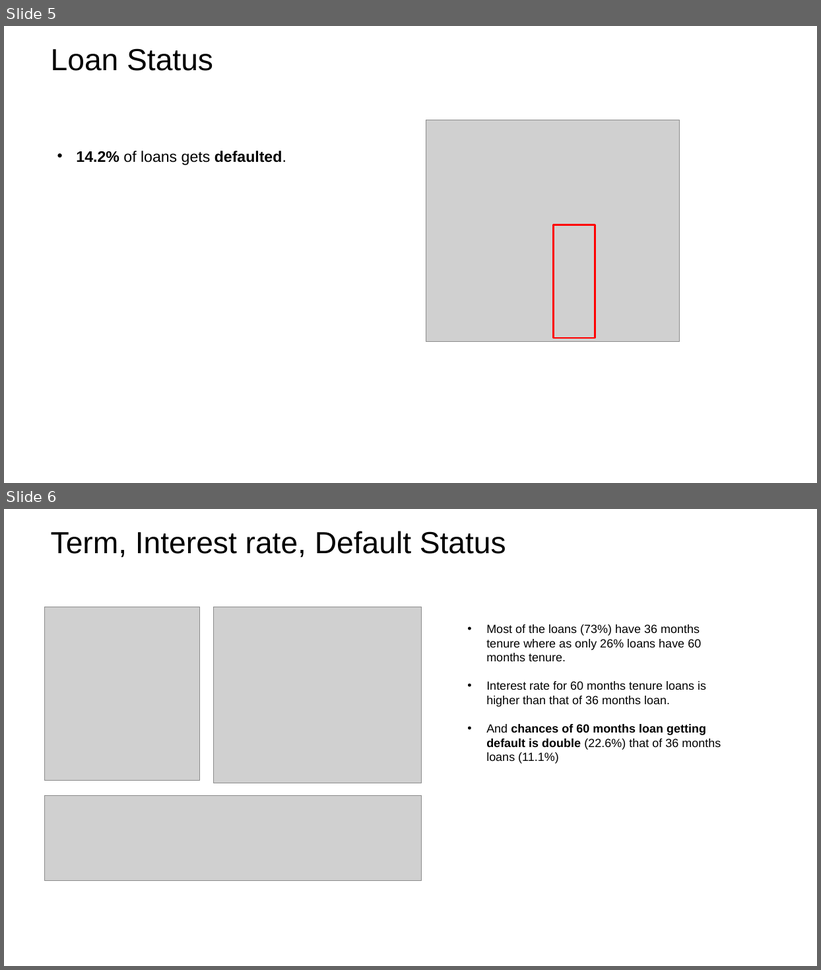
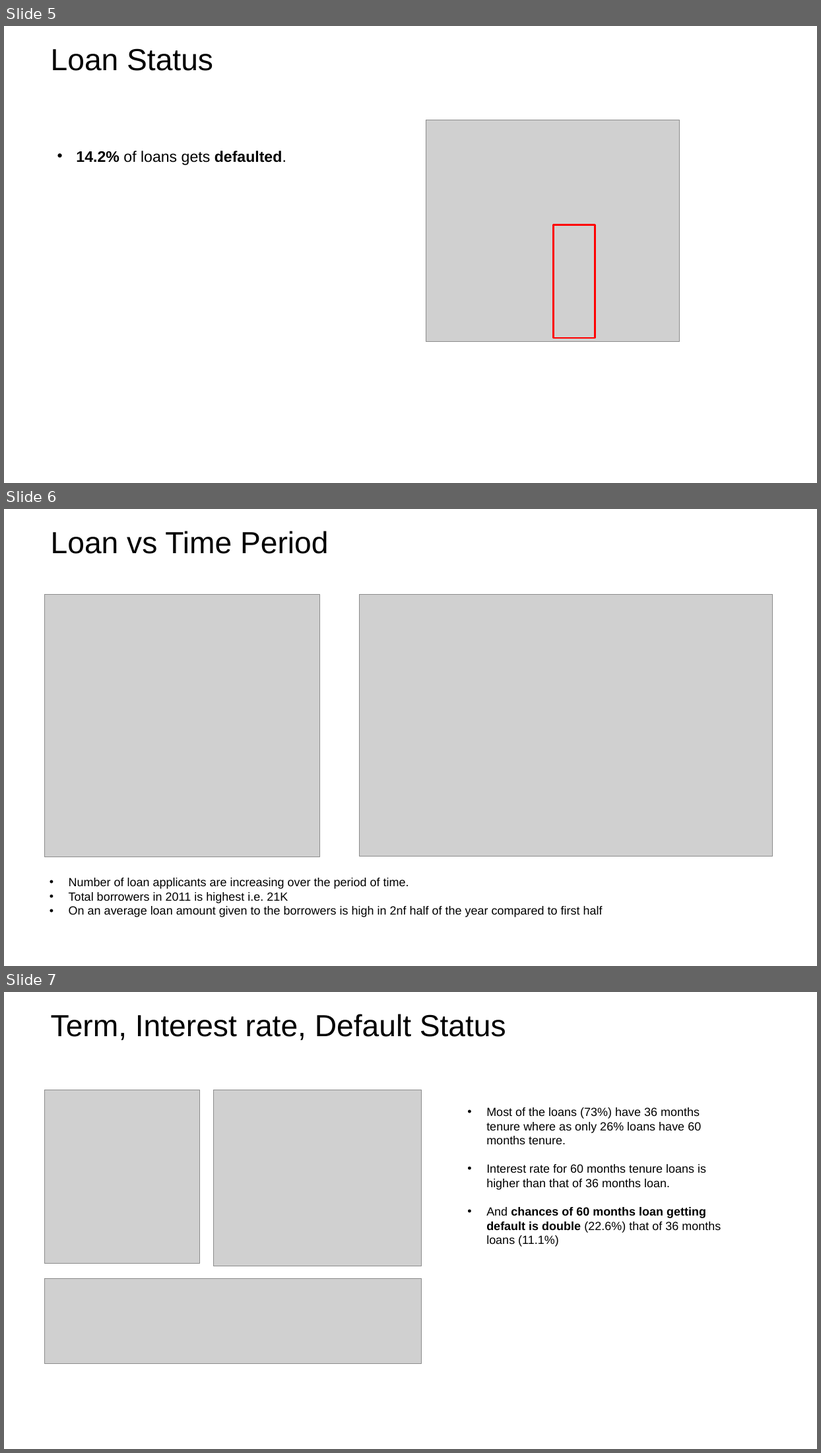
Before and after one commit to irish-luong/LandingClubCaseStudy, a slide deck: lending_club_case_study.pptx. Shown one above the other, each under a label of ours: slides 5 and 6 before the commit, slides 5, 6 and 7 after it. The pictures are 821x970 and 821x1453 pixels, drawn with LibreOffice and Linux fonts; fonts in the diff are those of the drawing; grey boxes stand for pictures; background and template pictures are left out. Boxes give left, top, right and bottom in pixels: in the first picture for what was removed or moved away, otherwise in the second. Text is boxed around its words. In the diff, an @@ line names an element or a change of style, - is before the commit and + after.

Commit message:
Added time series slide

```diff
--- a/lending_club_case_study.pptx
+++ b/lending_club_case_study.pptx
@@ slide 6 added at bbox=[4, 509, 817, 966], background picture (left out) @@
@@ title added at bbox=[51, 531, 328, 554], 36 pt, text #000000 @@
+Loan vs Time Period
@@ picture added at bbox=[45, 595, 320, 857] @@
@@ picture added at bbox=[360, 595, 773, 857] @@
@@ text added at bbox=[69, 878, 603, 918], 14 pt, text #000000 @@
+• Number of loan applicants are increasing over the period of time.
+• Total borrowers in 2011 is highest i.e. 21K
+• On an average loan amount given to the borrowers is high in 2nf half of the year compared to first half
@@ what was slide 6 is now slide 7 @@
```
